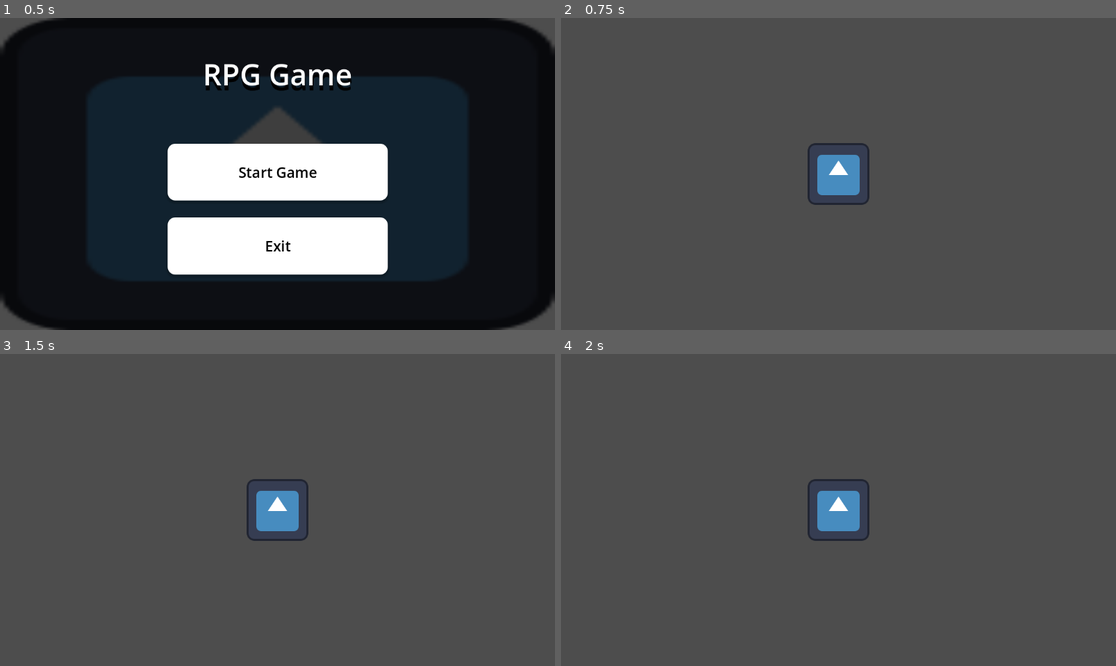
Above: before the commit, frames 1-4 (two rows, left to right).
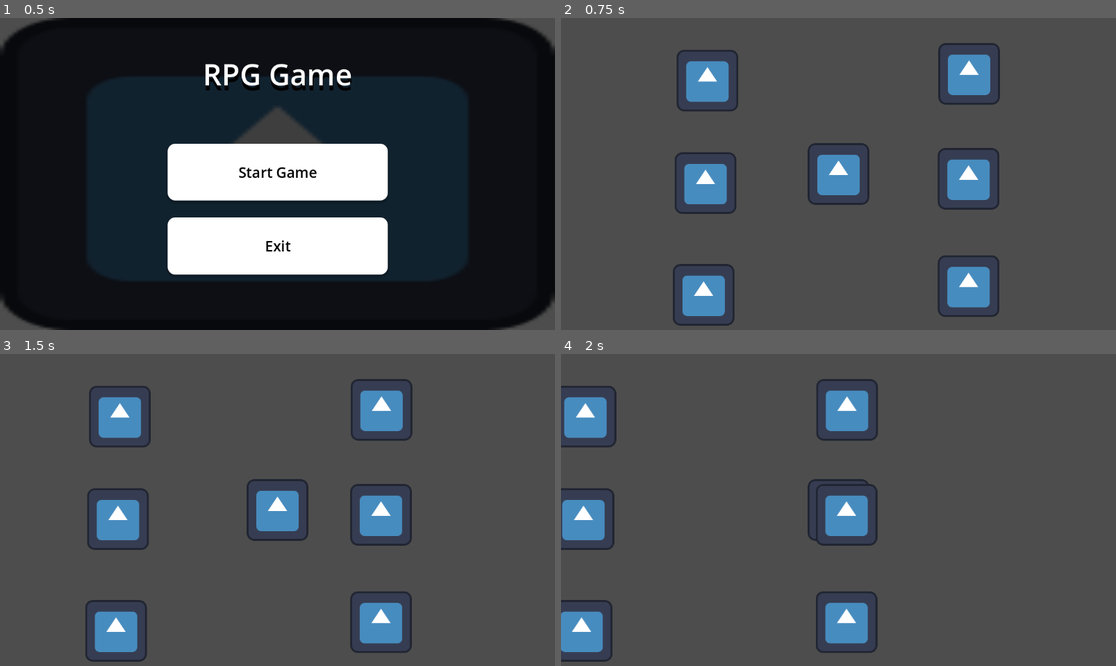
Above: after the commit, the same moments.

Repository: TDMXFFTF/RPG-GAME123
Game: Godot game, scene res://main_menu.tscn
Two runs of this game, one before a commit and one after it. Both use one fixed random seed, a clock stepped at 60 frames per second and the inputs below. The engine's default icon, where the game draws it, is replaced by a stand-in: a white triangle on a blue panel in a dark square.
Inputs:
- Up to frame 1 (0.5 s): no input
- Up to frame 2 (0.75 s): click "Start Game" at 0.5 s
- Up to frame 3 (1.5 s): tap Enter at 1.25 s; hold D (right) from 1.28 s (still down)
- Up to frame 4 (2 s): keep holding D (right)

Frame 1 is identical in both runs. In frame 2, 7.7% of the frame differs, in the area x 20-80%, y 8-99%; in frame 3, 7.7%, in the area x 15-75%, y 8-99%; in frame 4, 7.3%.

Commit message:
Created background scene

Diff:
--- /dev/null
+++ b/new-game-project/background.tscn
@@ -0,0 +1,32 @@
+[gd_scene load_steps=3 format=3 uid="uid://c7ph4gkjhyl8f"]
+
+[ext_resource type="PackedScene" uid="uid://bjjy23482ltfb" path="res://player.tscn" id="1_k4dwh"]
+[ext_resource type="Texture2D" uid="uid://c6bafqnvnprnp" path="res://icon.svg" id="2_8rpb7"]
+
+[node name="Background" type="Node2D"]
+
+[node name="Player" parent="." instance=ExtResource("1_k4dwh")]
+
+[node name="Sprite2D" type="Sprite2D" parent="."]
+position = Vector2(302, 132)
+texture = ExtResource("2_8rpb7")
+
+[node name="Sprite2D2" type="Sprite2D" parent="."]
+position = Vector2(298, 345)
+texture = ExtResource("2_8rpb7")
+
+[node name="Sprite2D3" type="Sprite2D" parent="."]
+position = Vector2(294, 577)
+texture = ExtResource("2_8rpb7")
+
+[node name="Sprite2D4" type="Sprite2D" parent="."]
+position = Vector2(844, 336)
+texture = ExtResource("2_8rpb7")
+
+[node name="Sprite2D5" type="Sprite2D" parent="."]
+position = Vector2(845, 118)
+texture = ExtResource("2_8rpb7")
+
+[node name="Sprite2D6" type="Sprite2D" parent="."]
+position = Vector2(844, 559)
+texture = ExtResource("2_8rpb7")
--- a/new-game-project/main_menu.gd
+++ b/new-game-project/main_menu.gd
@@ -12,7 +12,7 @@
 
 
 func _on_start_pressed():
-	get_tree().change_scene_to_file("res://player.tscn")
+	get_tree().change_scene_to_file("res://background.tscn")
 
 
 func _on_quit_pressed():
Not shown: 1 places in new-game-project/main_menu.tscn that only renumber resources
Not shown: 1 places in new-game-project/player.tscn that only renumber resources
